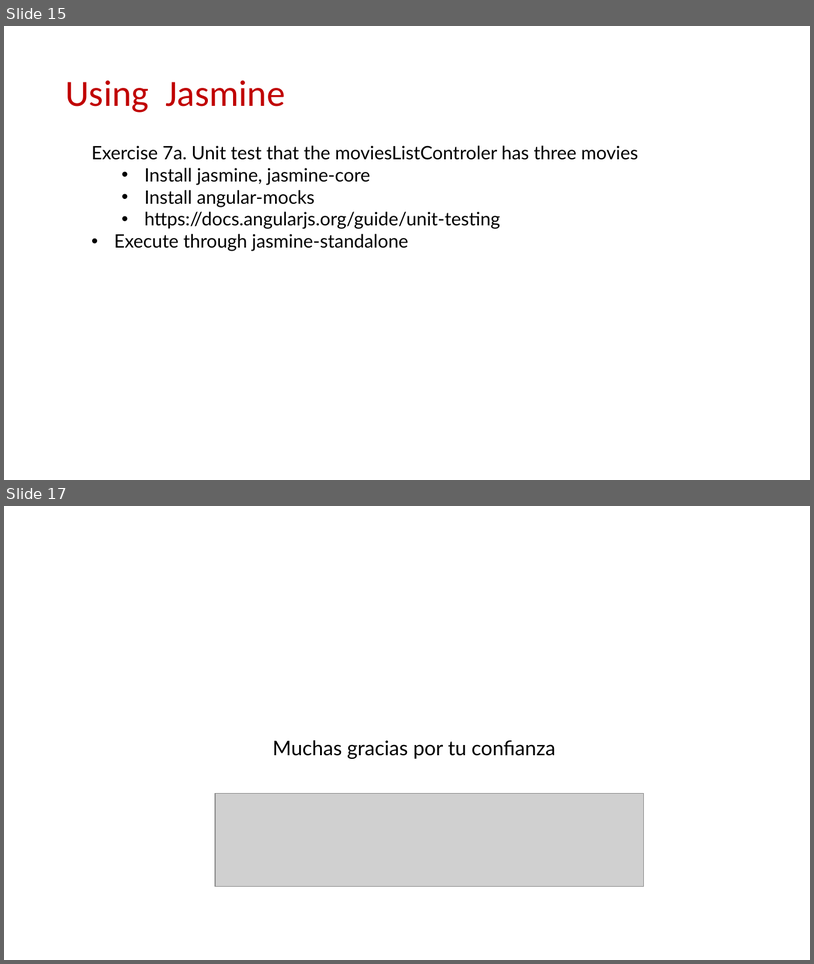
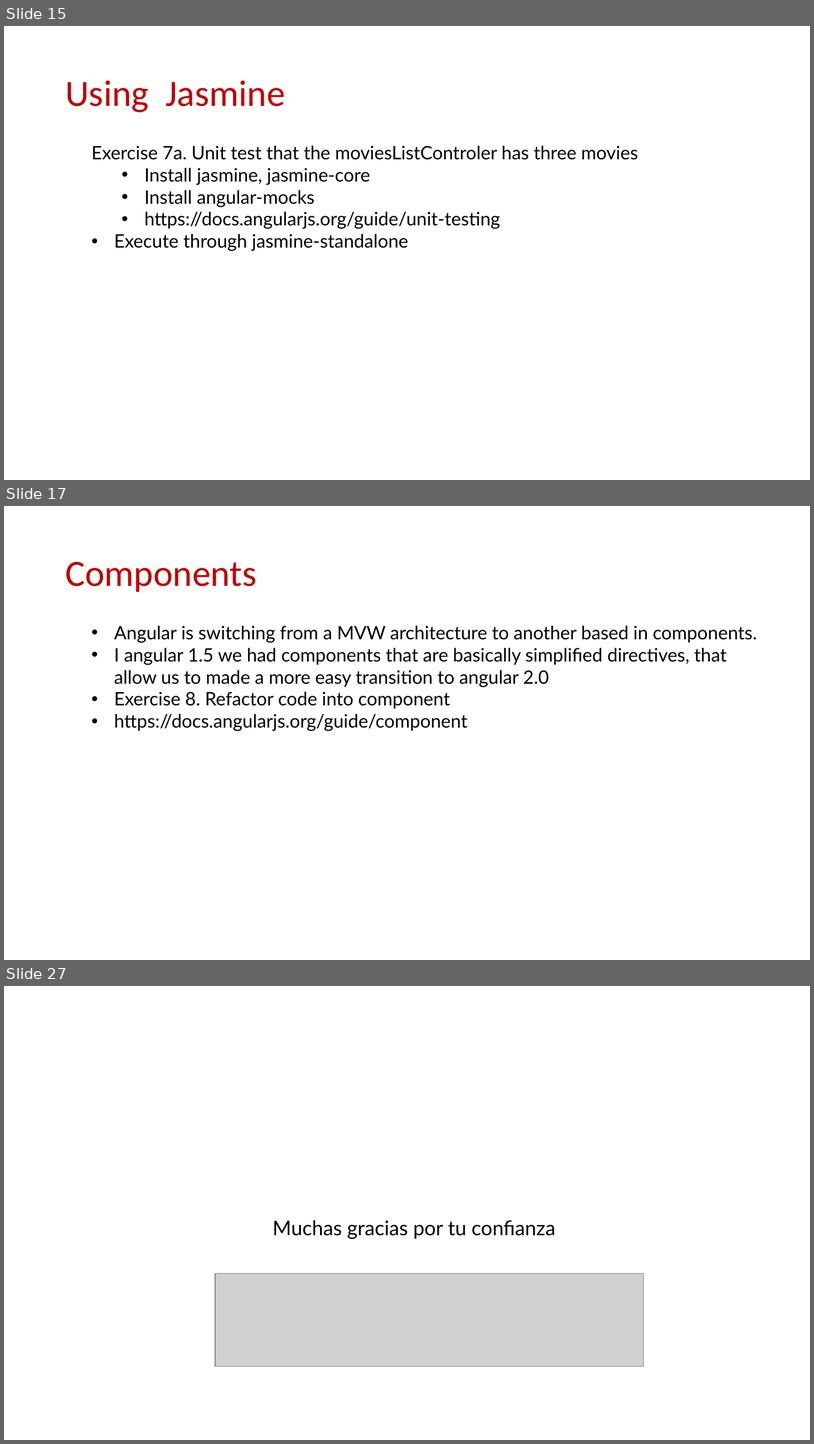
Before and after one commit to Robert-Freire/movie-browser, a slide deck: resume.pptx. Shown one above the other, each under a label of ours: slides 15 and 17 before the commit, slides 15, 17 and 27 after it; the slides between them are not shown. The pictures are 814x964 and 814x1444 pixels, drawn with LibreOffice and Linux fonts; fonts in the diff are those of the drawing; grey boxes stand for pictures; background and template pictures are left out. Boxes give left, top, right and bottom in pixels: in the first picture for what was removed or moved away, otherwise in the second. Text is boxed around its words. In the diff, an @@ line names an element or a change of style, - is before the commit and + after.

```diff
--- a/resume.pptx
+++ b/resume.pptx
@@ slide 17 added at [4, 506, 810, 960], background #FFFFFF @@
@@ title added at [65, 562, 257, 592], 44 pt, text #C00000 @@
+Components
@@ text added at [114, 625, 758, 731], 22 pt, text #000000 @@
+• Angular is switching from a MVW architecture to another based in components.
+• I angular 1.5 we had components that are basically simplified directives, that allow us to made a more easy transition to angular 2.0
+• Exercise 8. Refactor code into component
+• https://docs.angularjs.org/guide/component
@@ what was slide 17 is now slide 27 @@
```
Also in this commit, not shown: 1 slide changed, 9 other slides added, 1 other file.
